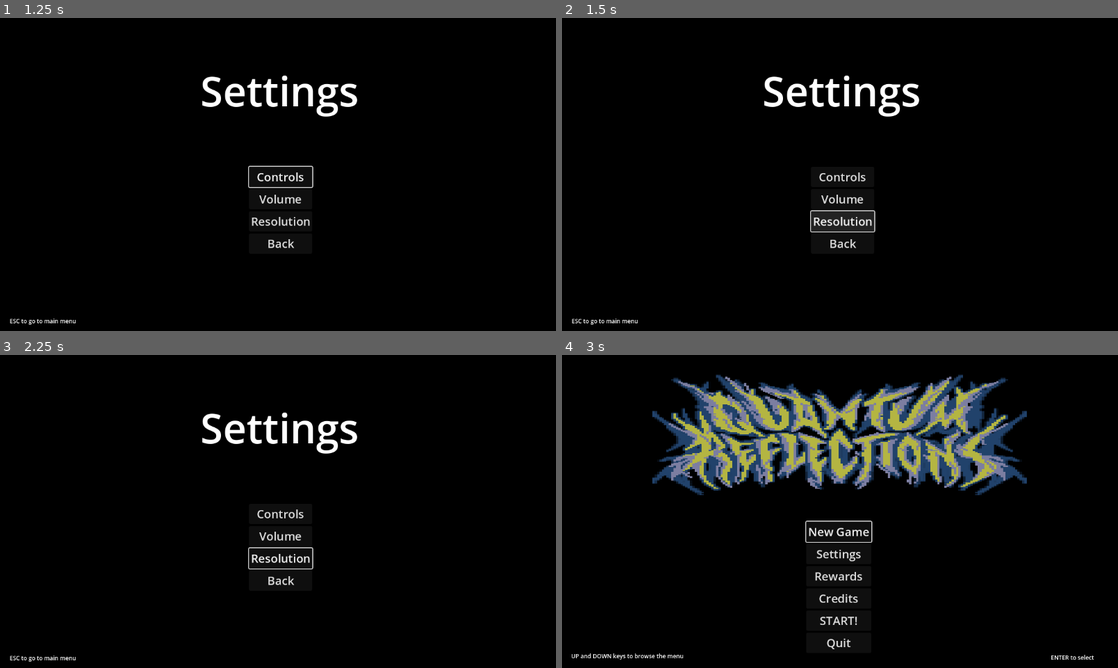
Above: before the commit, frames 1-4 (two rows, left to right).
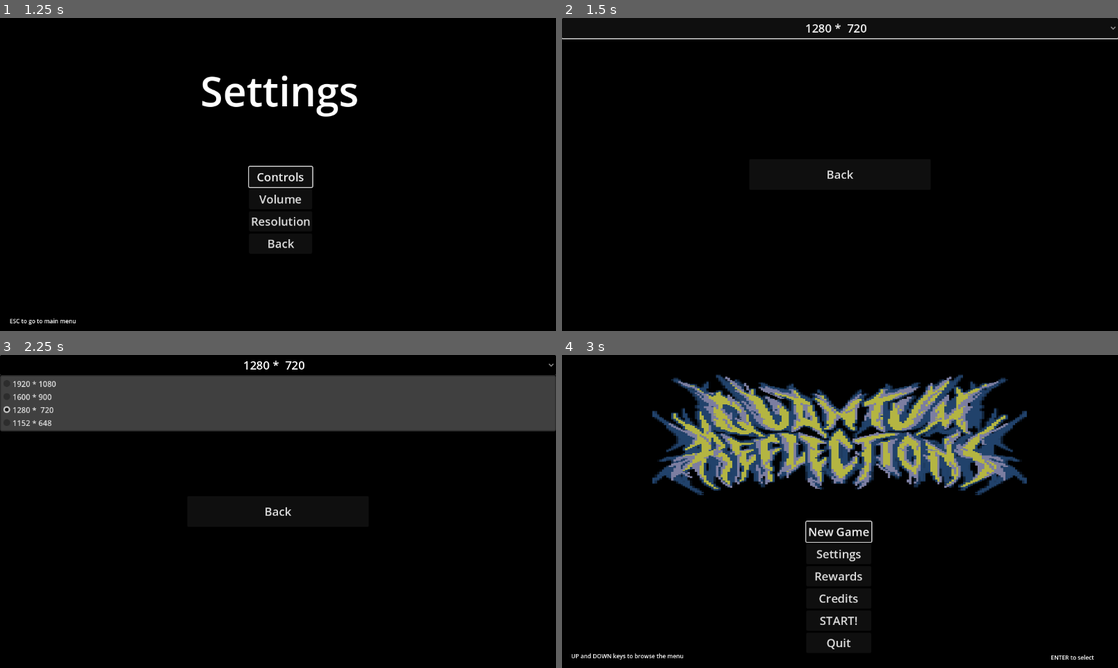
Above: after the commit, the same moments.

Repository: iparosds/Quantum-Reflections
Game: Godot game, scene res://scenes/menu.tscn
Two runs of this game, one before a commit and one after it. Both use one fixed random seed, a clock stepped at 60 frames per second and the inputs below.
Inputs (mouse positions are in pixels of both pictures, inside the frame that each line leads up to):
- Up to frame 1 (1.25 s): click "Settings" at 0.5 s
- Up to frame 2 (1.5 s): click "Resolution" at 1.25 s
- Up to frame 3 (2.25 s): click (278, 364) at 2 s, where only the run after the commit has a clickable "1280 * 720"
- Up to frame 4 (3 s): click "Back" at 2.75 s

Frame 1 is identical in both runs. In frame 2, 3.1% of the frame differs, in the area x 0-100%, y 0-98%; in frame 3, 19%; in frame 4, nothing differs.

Commit message:
criando menu resolução

Diff:
--- /dev/null
+++ b/scenes/resolution.tscn
@@ -0,0 +1,70 @@
+[gd_scene load_steps=5 format=3 uid="uid://b20crjjh1b6mm"]
+
+[ext_resource type="Script" path="res://scripts/resolution.gd" id="1_h2akj"]
+[ext_resource type="AudioStream" uid="uid://bg32u8hnfgwy0" path="res://assets/sounds/MENU MUSIC.wav" id="2_qgh43"]
+[ext_resource type="AudioStream" uid="uid://ttsymx30w523" path="res://assets/sounds/MENU SOUND - DOWN.wav" id="3_tx1tp"]
+[ext_resource type="AudioStream" uid="uid://bnr2bup87a15w" path="res://assets/sounds/MENU SOUND - SELECT.wav" id="4_5uo2q"]
+
+[node name="Resolution" type="Control"]
+layout_mode = 3
+anchors_preset = 15
+anchor_right = 1.0
+anchor_bottom = 1.0
+grow_horizontal = 2
+grow_vertical = 2
+script = ExtResource("1_h2akj")
+
+[node name="MarginContainer" type="MarginContainer" parent="."]
+layout_mode = 1
+anchors_preset = 15
+anchor_right = 1.0
+anchor_bottom = 1.0
+grow_horizontal = 2
+grow_vertical = 2
+
+[node name="VBoxContainer" type="VBoxContainer" parent="MarginContainer"]
+layout_mode = 2
+
+[node name="Resolutions" type="OptionButton" parent="MarginContainer/VBoxContainer"]
+layout_mode = 2
+size_flags_vertical = 4
+theme_override_font_sizes/font_size = 24
+alignment = 1
+selected = 2
+item_count = 4
+popup/item_0/text = "1920 * 1080"
+popup/item_1/text = "1600 * 900"
+popup/item_1/id = 1
+popup/item_2/text = "1280 *  720"
+popup/item_2/id = 2
+popup/item_3/text = "1152 * 648"
+popup/item_3/id = 3
+
+[node name="menu_music" type="AudioStreamPlayer" parent="."]
+stream = ExtResource("2_qgh43")
+
+[node name="down_sound" type="AudioStreamPlayer" parent="."]
+stream = ExtResource("3_tx1tp")
+
+[node name="select_sound" type="AudioStreamPlayer" parent="."]
+stream = ExtResource("4_5uo2q")
+
+[node name="Back" type="Button" parent="."]
+layout_mode = 1
+anchors_preset = 8
+anchor_left = 0.5
+anchor_top = 0.5
+anchor_right = 0.5
+anchor_bottom = 0.5
+offset_left = -188.0
+offset_top = -32.0
+offset_right = 188.0
+offset_bottom = 32.0
+grow_horizontal = 2
+grow_vertical = 2
+theme_override_font_sizes/font_size = 24
+text = "Back"
+
+[connection signal="item_selected" from="MarginContainer/VBoxContainer/Resolutions" to="." method="_on_resolutions_item_selected"]
+[connection signal="mouse_entered" from="Back" to="." method="_on_back_mouse_entered"]
+[connection signal="pressed" from="Back" to="." method="_on_back_pressed"]
--- a/scripts/resolution.gd
+++ b/scripts/resolution.gd
@@ -1,6 +1,12 @@
 extends Control
 
+@onready var resolutions = $MarginContainer/VBoxContainer/Resolutions as OptionButton
+@onready var back = $Back as OptionButton
 
+
+func _ready():
+	$menu_music.play()
+	resolutions.grab_focus()
 
 func _on_resolutions_item_selected(index: int) -> void:
 	match index:
@@ -12,3 +18,10 @@
 			DisplayServer.window_set_size(Vector2i(1280,720))
 		3:
 			DisplayServer.window_set_size(Vector2i(1152,648))
+
+func _on_back_pressed() -> void:
+	$select_sound.play()
+	get_tree().change_scene_to_file("res://scenes/menu.tscn")
+
+func _on_back_mouse_entered() -> void:
+	$down_sound.play()
--- a/scripts/settings_menu.gd
+++ b/scripts/settings_menu.gd
@@ -21,6 +21,7 @@
 
 func _on_resolution_pressed() -> void:
 	$select_sound.play()
+	get_tree().change_scene_to_file("res://scenes/resolution.tscn")
 
 
 func _physics_process(delta):
